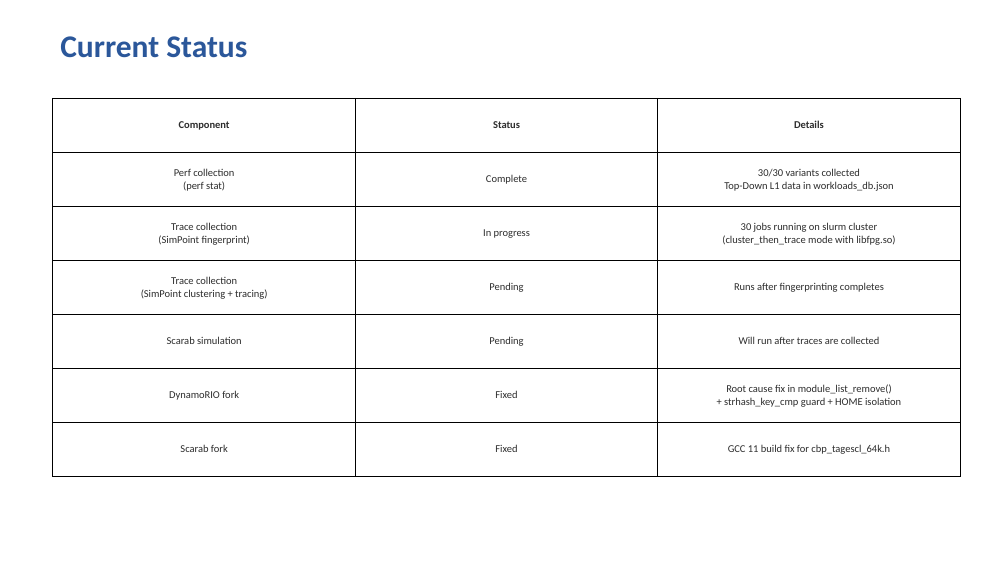
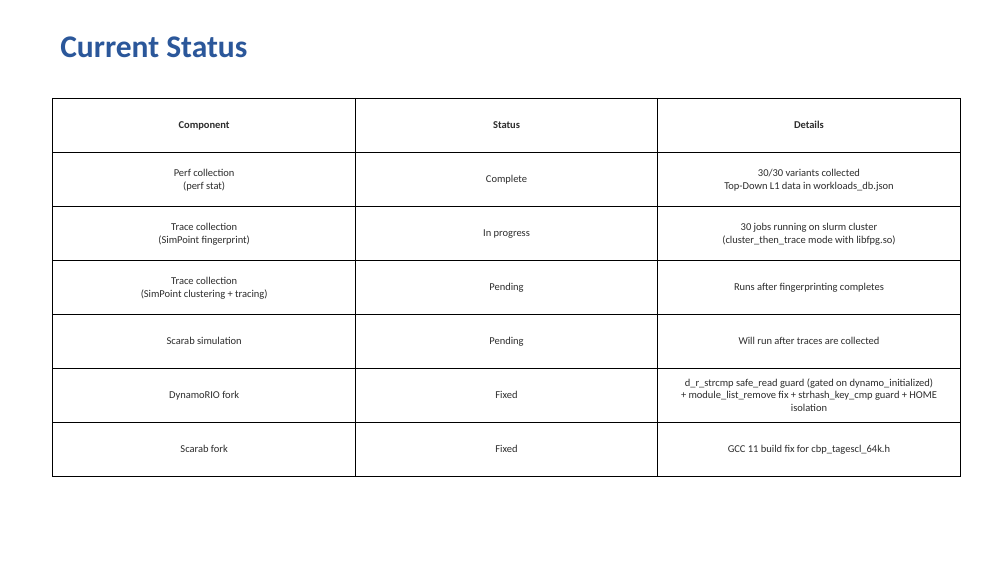
Before and after one commit to litz-lab/scarab-infra, a slide deck: slide 12 of docs/agent_cpu_evaluation.pptx. Drawn at 1008x567 pixels with LibreOffice and Linux fonts; fonts in the diff are those of the drawing. Boxes give left, top, right and bottom in pixels: in the first picture for what was removed or moved away, otherwise in the second. Text is boxed around its words. In the diff, an @@ line names an element or a change of style, - is before the commit and + after.

Commit message:
Update DR fixes slide with dynamo_initialized-gated safe_read guard

```diff
--- a/docs/agent_cpu_evaluation.pptx
+++ b/docs/agent_cpu_evaluation.pptx
@@ table at (x1=53, y1=98, x2=960, y2=476) @@
-row 6, column 3: Root cause fix in module_list_remove() / + strhash_key_cmp guard + HOME isolation
+row 6, column 3: d_r_strcmp safe_read guard (gated on dynamo_initialized) / + module_list_remove fix + strhash_key_cmp guard + HOME isolation
```
Also in this commit, not shown: 3 other slides changed, 1 other file.
